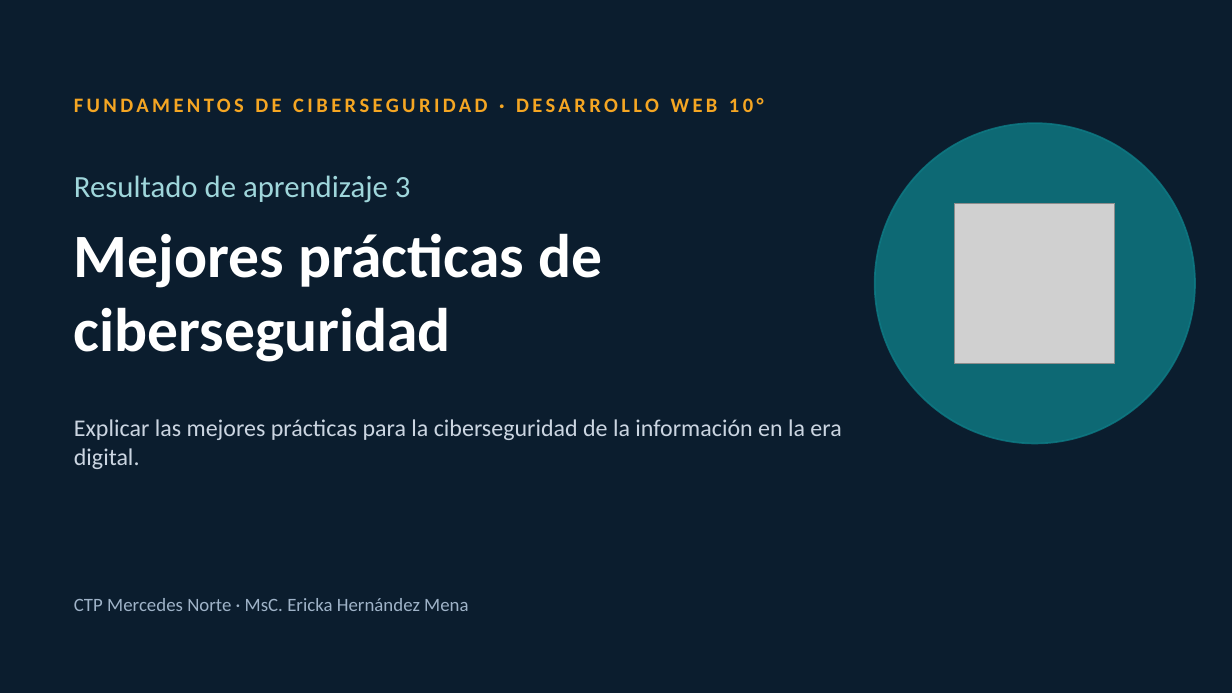
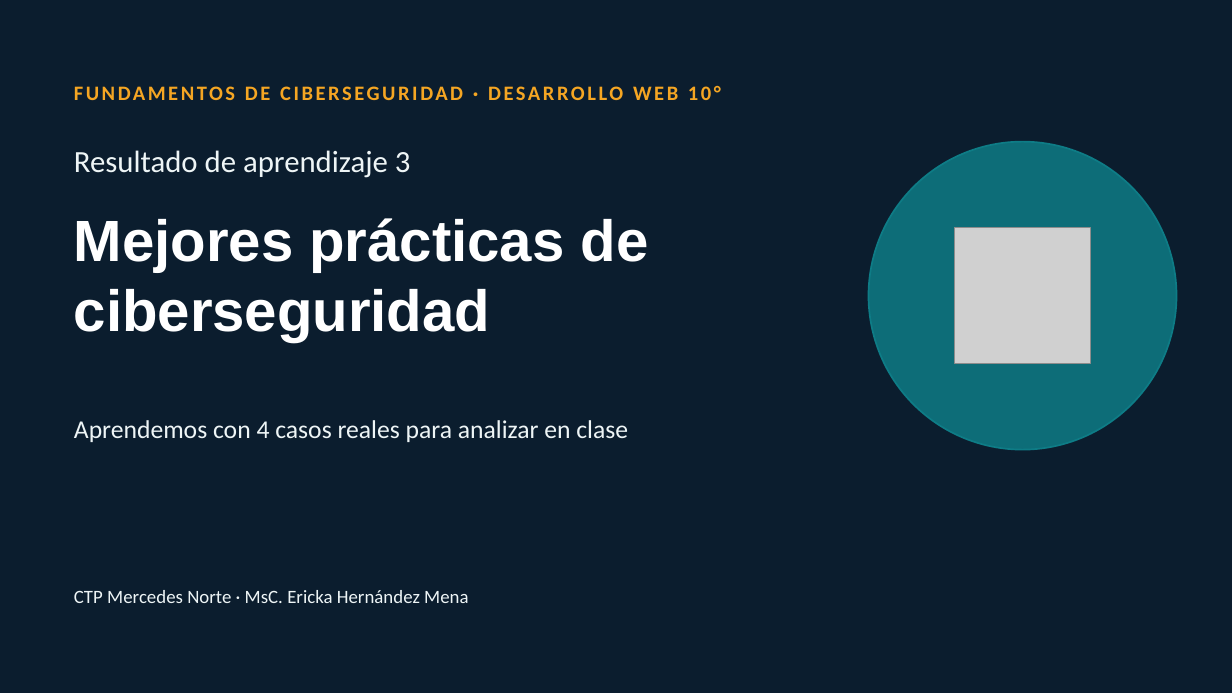
Before and after one commit to HrndzEricka/WEB10-, a slide deck: slide 1 of recursos/presentaciones/RA3_Mejores_practicas.pptx. Drawn at 1232x693 pixels with LibreOffice and Linux fonts; fonts in the diff are those of the drawing; grey boxes stand for pictures. Boxes give left, top, right and bottom in pixels: in the first picture for what was removed or moved away, otherwise in the second. Text is boxed around its words. In the diff, an @@ line names an element or a change of style, - is before the commit and + after.

```diff
--- a/recursos/presentaciones/RA3_Mejores_practicas.pptx
+++ b/recursos/presentaciones/RA3_Mejores_practicas.pptx
@@ text "FUNDAMENTOS DE CIBERSEGURIDAD · DESARROLLO ..." at (x1=74, y1=80, x2=862, y2=117): letter spacing 2 to 1.5 pt; vertical alignment middle to top @@
@@ text "Resultado de aprendizaje 3" moved from (x1=74, y1=175, x2=411, y2=203) to (x1=74, y1=150, x2=411, y2=178) @@
@@ text "Resultado de aprendizaje 3" at (x1=74, y1=150, x2=411, y2=178): text colour #9FD6DB to #EEF5F6; vertical alignment middle to top @@
@@ ellipse resized from (x1=875, y1=123, x2=1195, y2=444) to (x1=869, y1=142, x2=1177, y2=450) @@
@@ ellipse at (x1=869, y1=142, x2=1177, y2=450): fill #0E7C86 at 80% opacity to #0E7C86 at 85% opacity @@
@@ title "Mejores prácticas de ciberseguridad" moved from (x1=74, y1=233, x2=602, y2=362) to (x1=74, y1=218, x2=649, y2=342) @@
@@ title "Mejores prácticas de ciberseguridad" at (x1=74, y1=218, x2=649, y2=342): size 36 to 34 pt, font Calibri to Arial @@
@@ picture resized from (x1=955, y1=203, x2=1115, y2=363) to (x1=955, y1=228, x2=1090, y2=363) @@
@@ text at (x1=74, y1=420, x2=628, y2=442): text changed; size 14 to 15 pt; text colour #CBD5E1 to #EEF5F6 @@
-Explicar las mejores prácticas para la ciberseguridad de la información en la era digital.
+Aprendemos con 4 casos reales para analizar en clase
@@ text "CTP Mercedes Norte · MsC. ..." at (x1=74, y1=590, x2=468, y2=603): text colour #9FB3C8 to #EEF5F6; vertical alignment middle to top @@
```
Also in this commit, not shown: 18 slides added, 21 slides removed, 5 other files.
